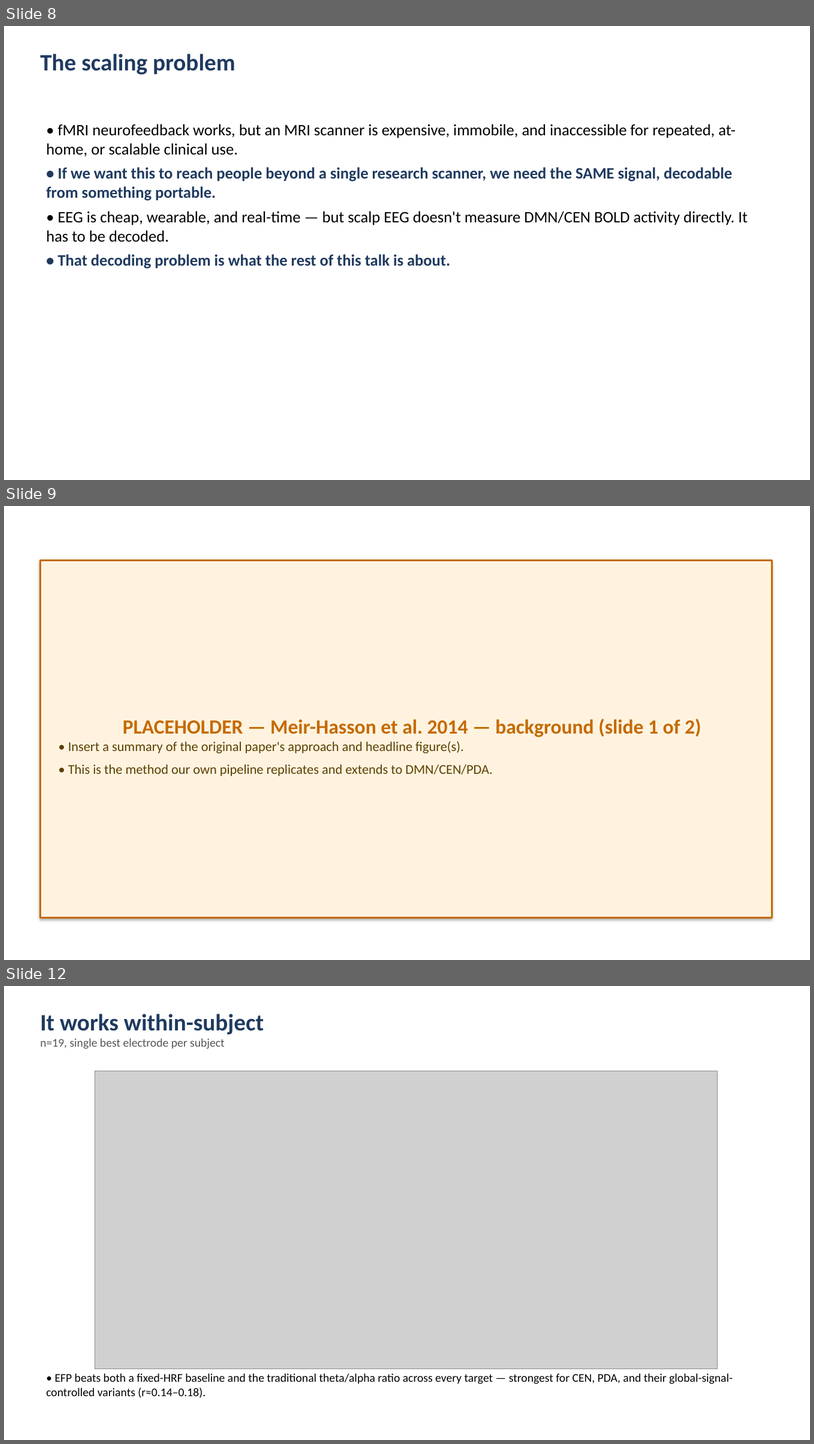
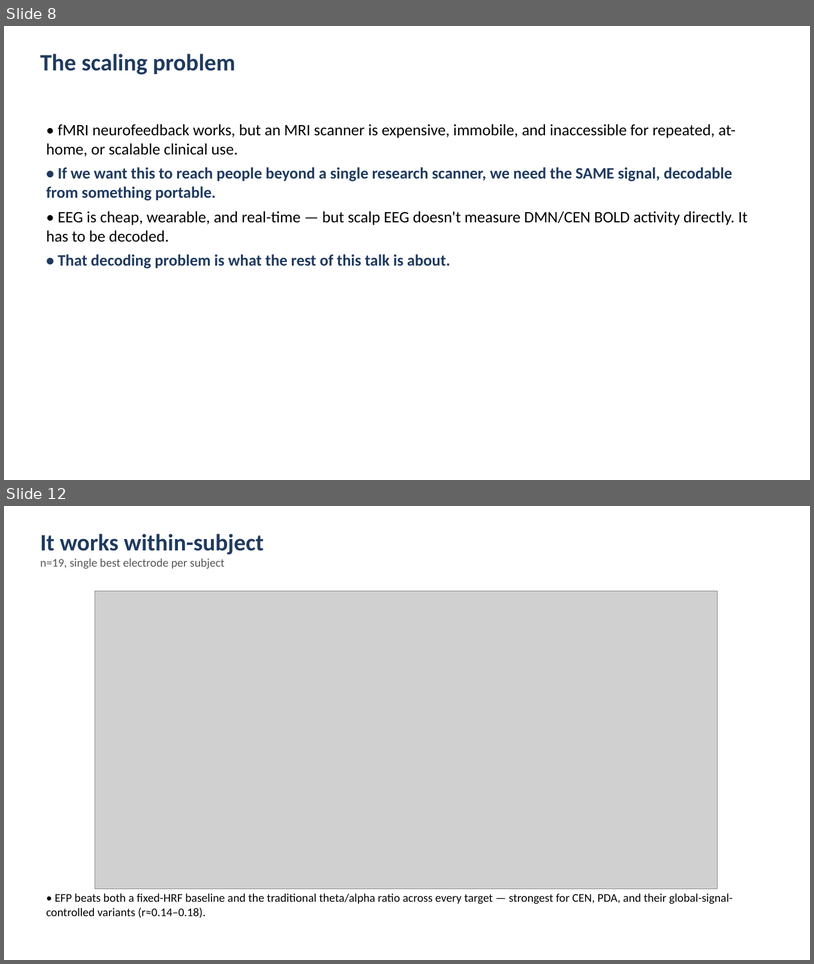
Before and after one commit to cccbauer/dmnelf, a slide deck: analysis/fingerprint/19_fingerprint/efp_meirhasson/Fingerprint_20260902.pptx. Shown one above the other, each under a label of ours: slides 8, 9 and 12 before the commit, slides 8 and 12 after it; the slides between them are not shown. The pictures are 814x1444 and 814x964 pixels, drawn with LibreOffice and Linux fonts; fonts in the diff are those of the drawing; grey boxes stand for pictures. Boxes give left, top, right and bottom in pixels: in the first picture for what was removed or moved away, otherwise in the second. Text is boxed around its words. In the diff, an @@ line names an element or a change of style, - is before the commit and + after.

```diff
--- a/analysis/fingerprint/19_fingerprint/efp_meirhasson/Fingerprint_20260902.pptx
+++ b/analysis/fingerprint/19_fingerprint/efp_meirhasson/Fingerprint_20260902.pptx
@@ slide 9 removed at (4, 506, 810, 960), background #FFFFFF @@
@@ rectangle removed at (40, 561, 772, 918) @@
-PLACEHOLDER — Meir-Hasson et al. 2014 — background (slide 1 of 2)
-• Insert a summary of the original paper's approach and headline figure(s).
-• This is the method our own pipeline replicates and extends to DMN/CEN/PDA.
```
Also in this commit, not shown: 1 slide changed, 4 slides added, 3 other slides removed, 1 other file.
